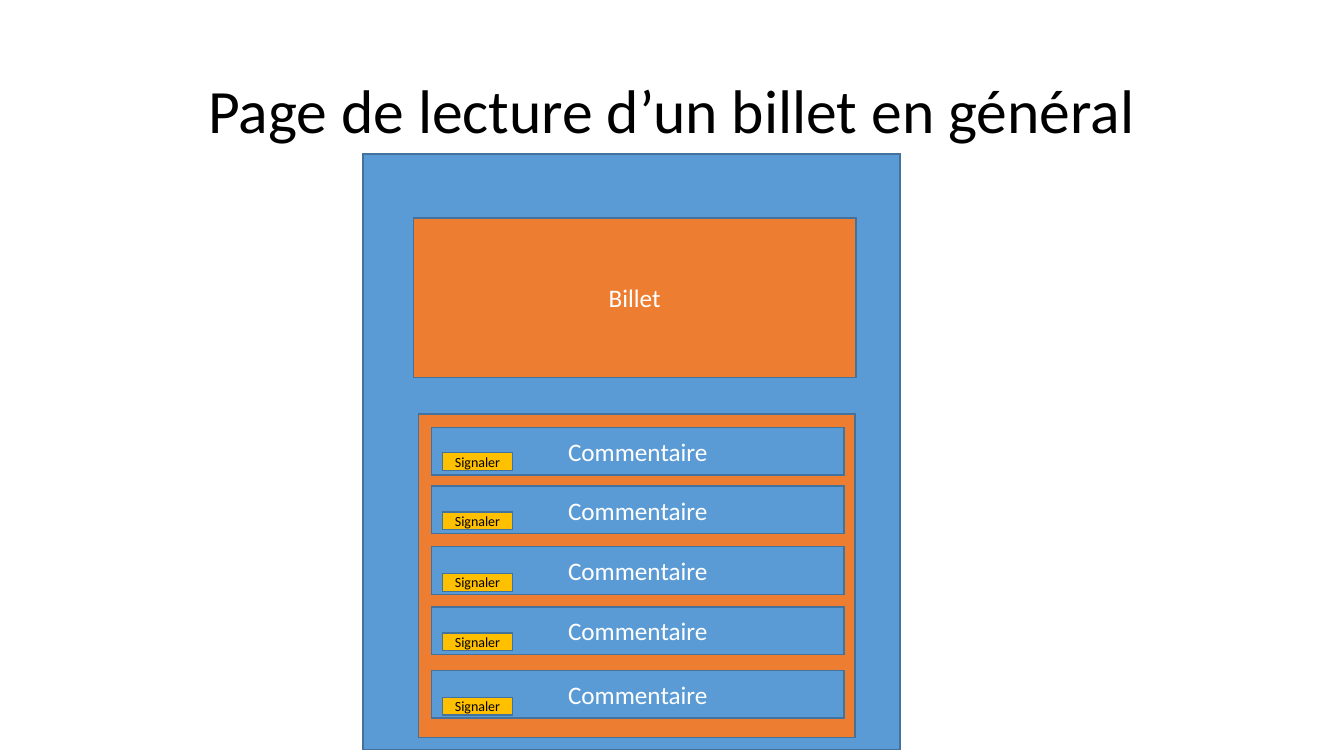
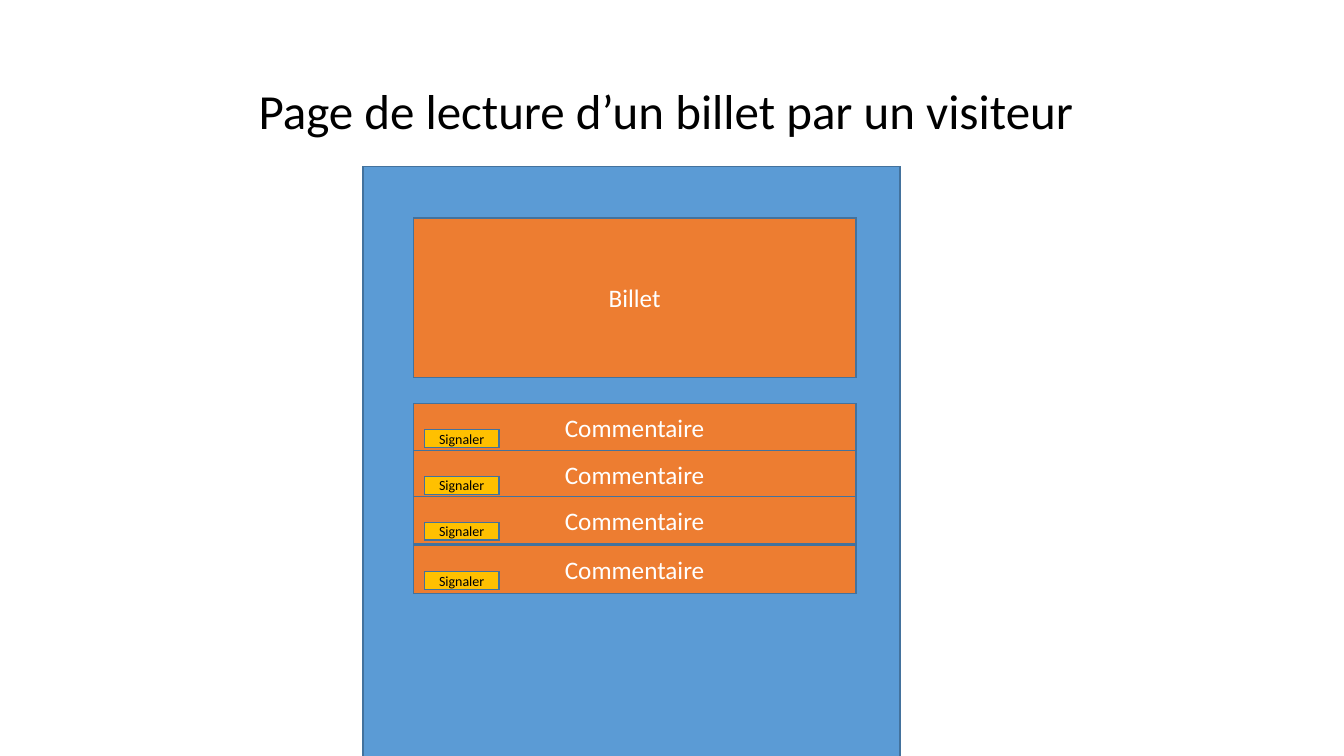
Before and after one commit to Vanda89/Blog_jean_forteroche, a slide deck: slide 5 of docs/Schéma-blog.pptx (slide 4 before the commit). Drawn at 1344x756 pixels with LibreOffice and Linux fonts; fonts in the diff are those of the drawing. Boxes give left, top, right and bottom in pixels: in the first picture for what was removed or moved away, otherwise in the second. Text is boxed around its words. In the diff, an @@ line names an element or a change of style, - is before the commit and + after.

```diff
--- a/docs/Schéma-blog.pptx
+++ b/docs/Schéma-blog.pptx
@@ title at box(259, 94, 1073, 138): text changed; size 44 to 35 pt @@
-Page de lecture d’un billet en général
+Page de lecture d’un billet par un visiteur
@@ rectangle: place and size @@
-rectangle at box(363, 154, 900, 750)
+rectangle at box(363, 166, 900, 756)
@@ rectangle "Commentaire": place and size @@
-rectangle "Commentaire" at box(432, 486, 844, 533)
+rectangle "Commentaire" at box(413, 403, 856, 451)
@@ rectangle removed at box(418, 414, 855, 738) @@
@@ rectangle "Signaler": place and size @@
-rectangle "Signaler" at box(443, 512, 512, 530)
+rectangle "Signaler" at box(424, 430, 499, 448)
@@ rectangle "Commentaire": place and size @@
-rectangle "Commentaire" at box(432, 427, 844, 475)
+rectangle "Commentaire" at box(413, 451, 856, 498)
@@ rectangle "Signaler": place and size @@
-rectangle "Signaler" at box(443, 453, 512, 471)
+rectangle "Signaler" at box(424, 477, 499, 495)
@@ fill #5B9BD5 to #ED7D31 in 4 elements at box(413, 451, 856, 498), box(413, 403, 856, 451), box(413, 545, 856, 593), box(413, 497, 856, 544) @@
@@ rectangle "Commentaire": place and size @@
-rectangle "Commentaire" at box(432, 607, 844, 654)
+rectangle "Commentaire" at box(413, 497, 856, 544)
@@ rectangle "Signaler": place and size @@
-rectangle "Signaler" at box(443, 633, 512, 651)
+rectangle "Signaler" at box(424, 522, 499, 540)
@@ rectangle "Commentaire": place and size @@
-rectangle "Commentaire" at box(432, 546, 844, 594)
+rectangle "Commentaire" at box(413, 545, 856, 593)
@@ rectangle "Signaler": place and size @@
-rectangle "Signaler" at box(443, 574, 512, 592)
+rectangle "Signaler" at box(424, 572, 499, 590)
@@ rectangle removed at box(432, 670, 844, 718) @@
-Commentaire
@@ rectangle removed at box(443, 698, 512, 716) @@
-Signaler
```
Also in this commit, not shown: 8 other slides changed, 1 slide added, 12 other files.
